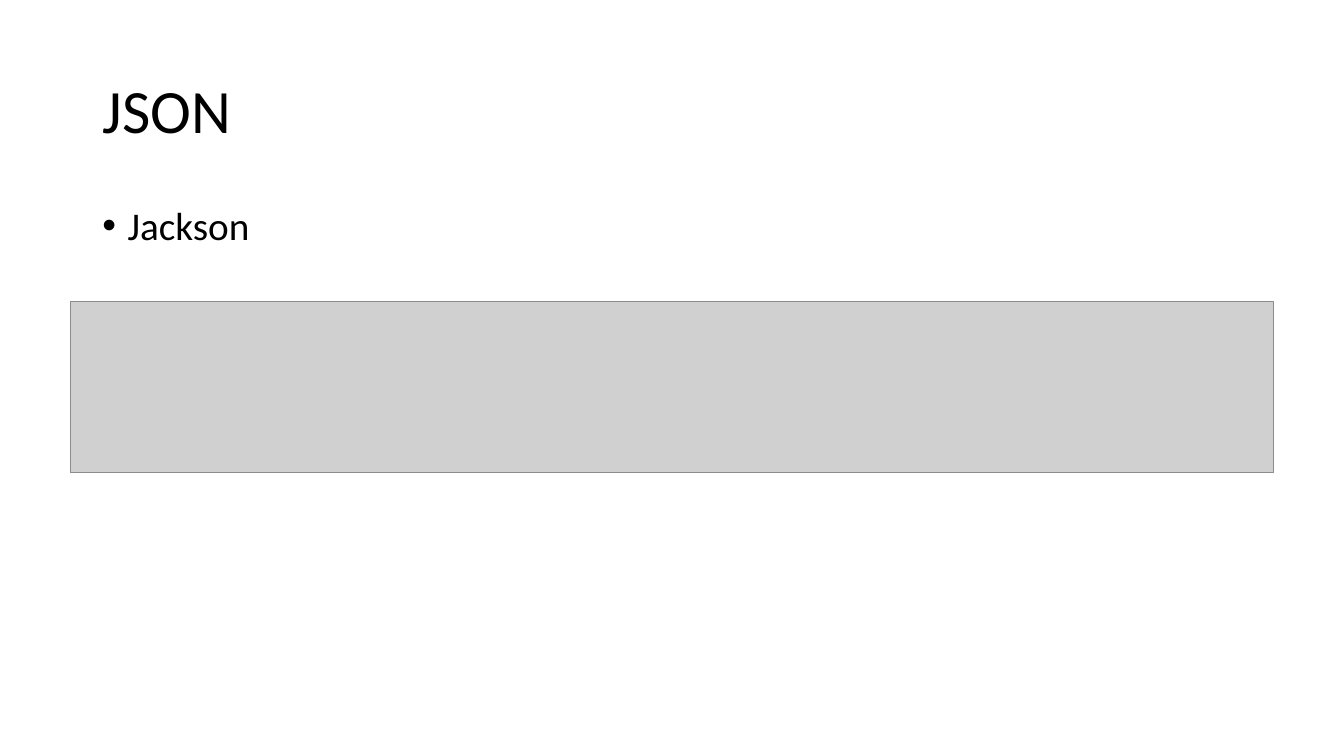
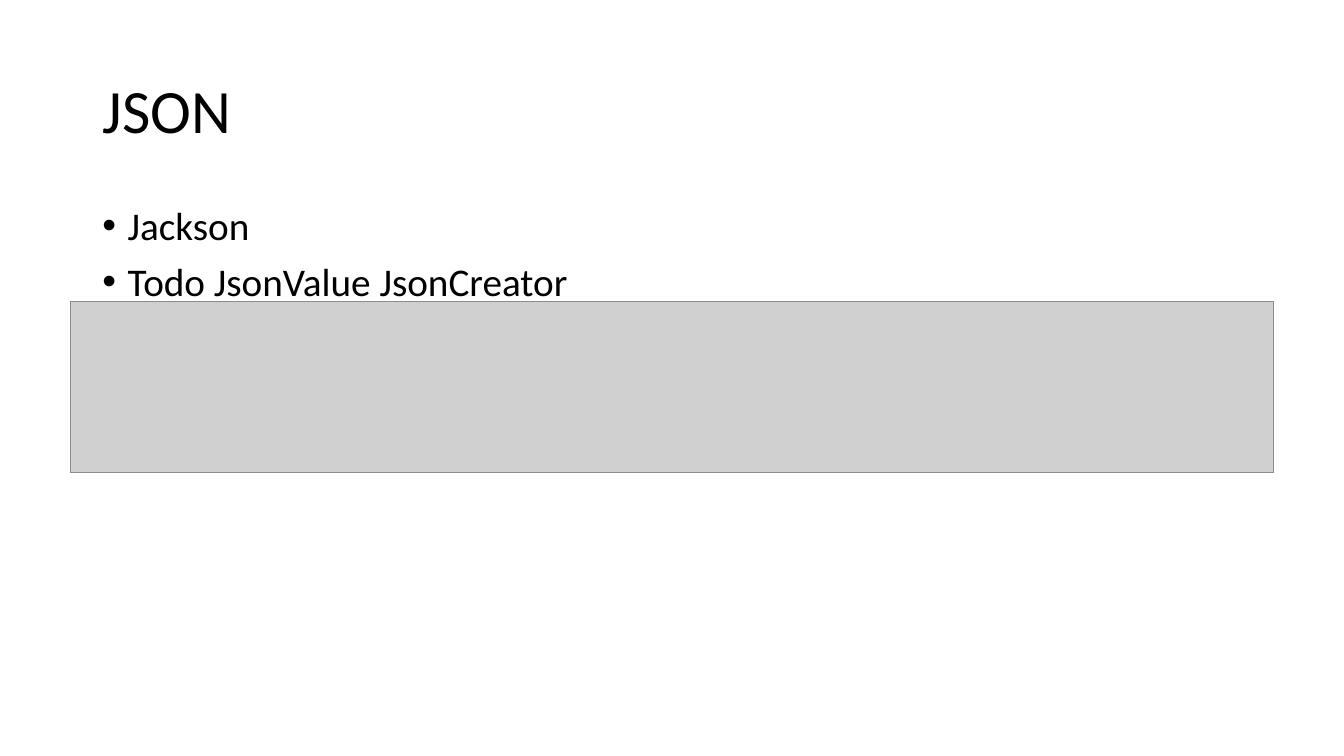
Before and after one commit to Boiarshinov/enums, a slide deck: slide 17 of docs/presentation.pptx (slide 16 before the commit). Drawn at 1344x756 pixels with LibreOffice and Linux fonts; fonts in the diff are those of the drawing; grey boxes stand for pictures. Boxes give left, top, right and bottom in pixels: in the first picture for what was removed or moved away, otherwise in the second. Text is boxed around its words. In the diff, an @@ line names an element or a change of style, - is before the commit and + after.

```diff
--- a/docs/presentation.pptx
+++ b/docs/presentation.pptx
@@ text at bbox=[128, 268, 568, 306]: paragraph added @@
+• Todo JsonValue JsonCreator
```
Also in this commit, not shown: 7 other slides changed, 7 slides added, 3 slides removed.
